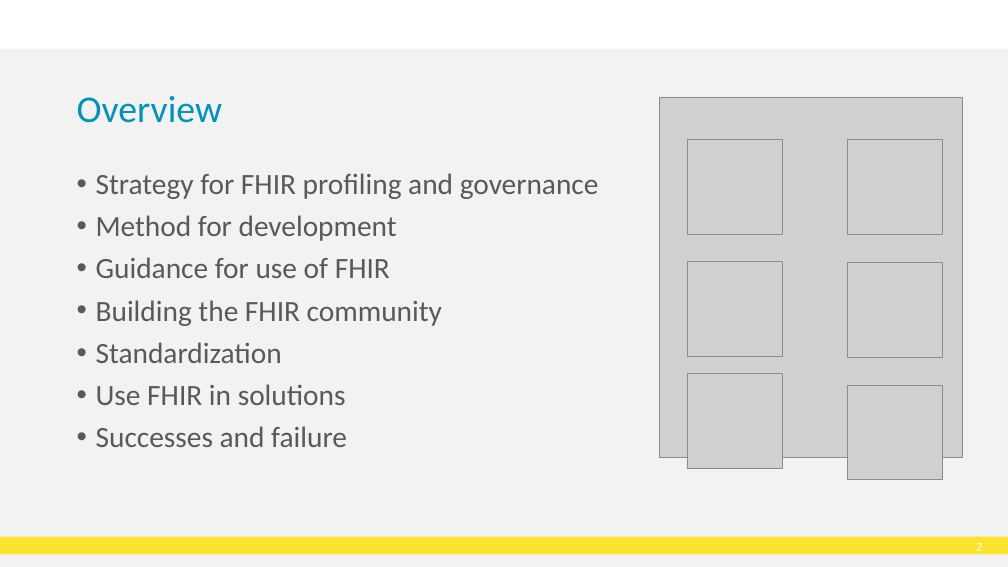
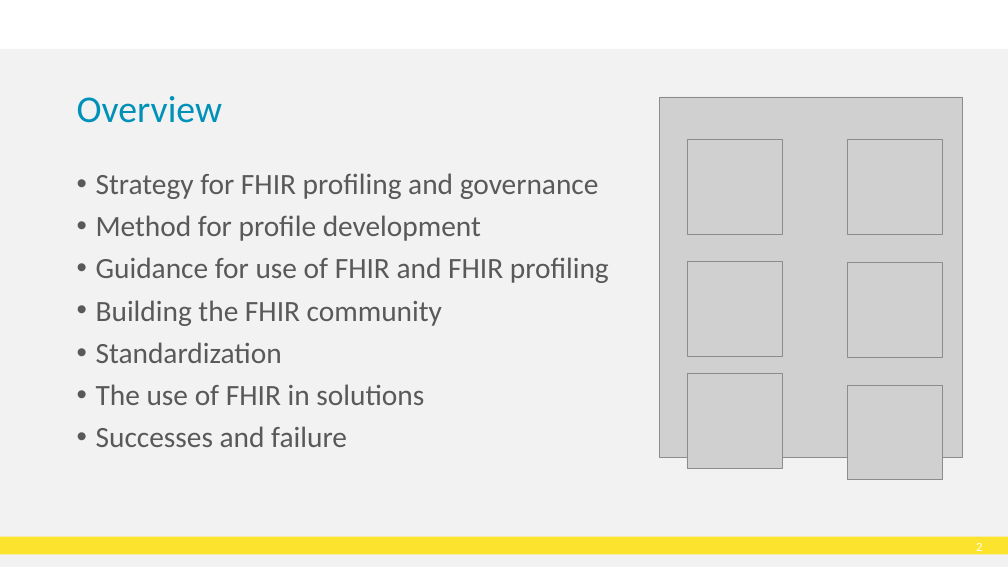
Before and after one commit to HL7Norway/best-practice, a slide deck: slide 3 of docs/presentasjoner/DD23_CT_230508_Thomas_Tveit_Rosenlund_FHIR-in-Norway.pptx. Drawn at 1008x567 pixels with LibreOffice and Linux fonts; fonts in the diff are those of the drawing; grey boxes stand for pictures; background and template pictures are left out. Boxes give left, top, right and bottom in pixels: in the first picture for what was removed or moved away, otherwise in the second. Text is boxed around its words. In the diff, an @@ line names an element or a change of style, - is before the commit and + after.

```diff
--- a/docs/presentasjoner/DD23_CT_230508_Thomas_Tveit_Rosenlund_FHIR-in-Norway.pptx
+++ b/docs/presentasjoner/DD23_CT_230508_Thomas_Tveit_Rosenlund_FHIR-in-Norway.pptx
@@ text at (96, 215, 609, 283): text changed @@
-• Method for development
-• Guidance for use of FHIR
+• Method for profile development
+• Guidance for use of FHIR and FHIR profiling
@@ text at (96, 384, 424, 405): text changed @@
-• Use FHIR in solutions
+• The use of FHIR in solutions
```
Also in this commit, not shown: 2 other slides changed.
